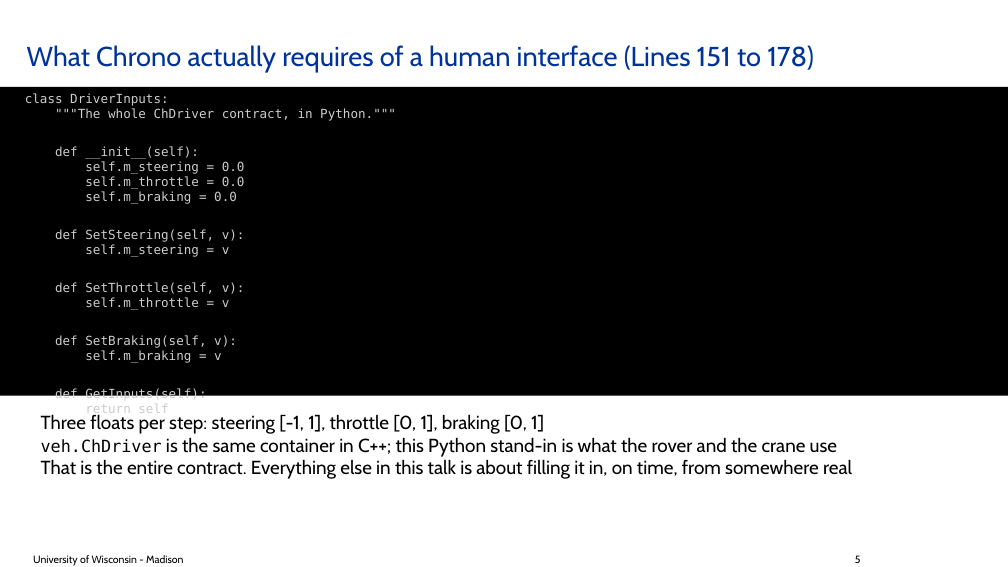
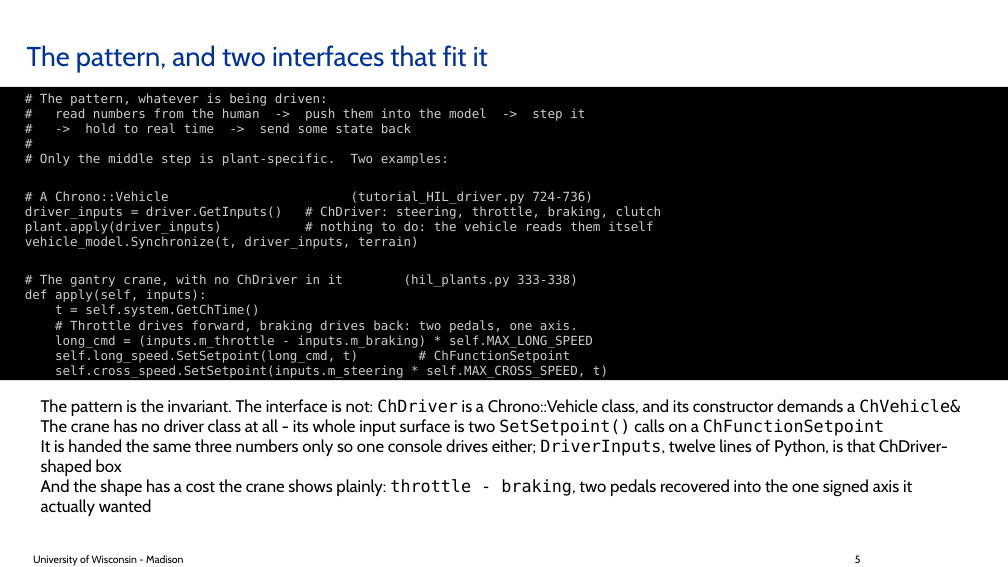
Before and after one commit to ksha23/chrono-hil-tutorial, a slide deck: slide 5 of tutorial_HIL_driver.pptx. Drawn at 1008x567 pixels with LibreOffice and Linux fonts; fonts in the diff are those of the drawing; background and template pictures are left out. Boxes give left, top, right and bottom in pixels: in the first picture for what was removed or moved away, otherwise in the second. Text is boxed around its words. In the diff, an @@ line names an element or a change of style, - is before the commit and + after.

```diff
--- a/tutorial_HIL_driver.pptx
+++ b/tutorial_HIL_driver.pptx
@@ title at (x1=27, y1=45, x2=488, y2=72): text changed @@
-What Chrono actually requires of a human interface (Lines 151 to 178)
+The pattern, and two interfaces that fit it
@@ rectangle "# The pattern, whatever is ..." resized from (x1=0, y1=87, x2=1008, y2=395) to (x1=0, y1=87, x2=1008, y2=380) @@
@@ text in rectangle at (x1=25, y1=93, x2=661, y2=378): text changed @@
-class DriverInputs:
-"""The whole ChDriver contract, in Python."""
-def __init__(self):
-self.m_steering = 0.0
-self.m_throttle = 0.0
-self.m_braking = 0.0
-def SetSteering(self, v):
-self.m_steering = v
-def SetThrottle(self, v):
-self.m_throttle = v
-def SetBraking(self, v):
-self.m_braking = v
-def GetInputs(self):
-return self
+# The pattern, whatever is being driven:
+# read numbers from the human -> push them into the model -> step it
+# -> hold to real time -> send some state back
+#
+# Only the middle step is plant-specific. Two examples:
+# A Chrono::Vehicle (tutorial_HIL_driver.py 724-736)
+driver_inputs = driver.GetInputs() # ChDriver: steering, throttle, braking, clutch
+plant.apply(driver_inputs) # nothing to do: the vehicle reads them itself
+vehicle_model.Synchronize(t, driver_inputs, terrain)
+# The gantry crane, with no ChDriver in it (hil_plants.py 333-338)
+def apply(self, inputs):
+t = self.system.GetChTime()
+# Throttle drives forward, braking drives back: two pedals, one axis.
+long_cmd = (inputs.m_throttle - inputs.m_braking) * self.MAX_LONG_SPEED
+self.long_speed.SetSetpoint(long_cmd, t) # ChFunctionSetpoint
+self.cross_speed.SetSetpoint(inputs.m_steering * self.MAX_CROSS_SPEED, t)
@@ text at (x1=41, y1=399, x2=960, y2=496): text changed; size 18 to 16 pt @@
-Three floats per step: steering [-1, 1], throttle [0, 1], braking [0, 1]
-veh.ChDriver is the same container in C++; this Python stand-in is what the rover and the crane use
-That is the entire contract. Everything else in this talk is about filling it in, on time, from somewhere real
+The pattern is the invariant. The interface is not: ChDriver is a Chrono::Vehicle class, and its constructor demands a ChVehicle&
+The crane has no driver class at all - its whole input surface is two SetSetpoint() calls on a ChFunctionSetpoint
+It is handed the same three numbers only so one console drives either; DriverInputs, twelve lines of Python, is that ChDriver-shaped box
+And the shape has a cost the crane shows plainly: throttle - braking, two pedals recovered into the one signed axis it actually wanted
```
Also in this commit, not shown: 8 other slides changed, 2 other files.
